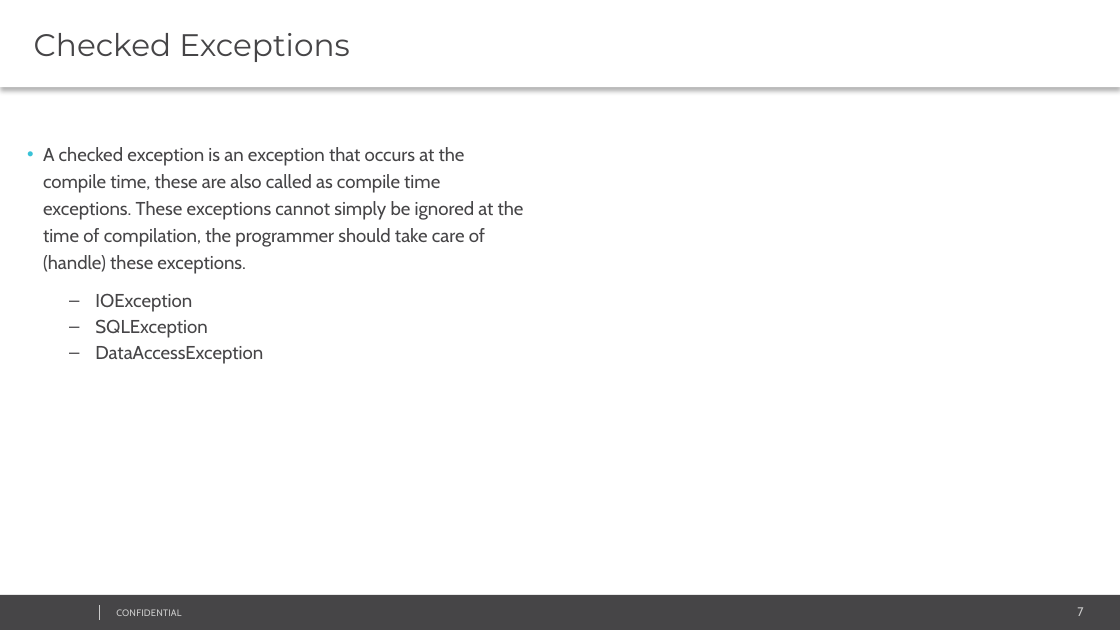
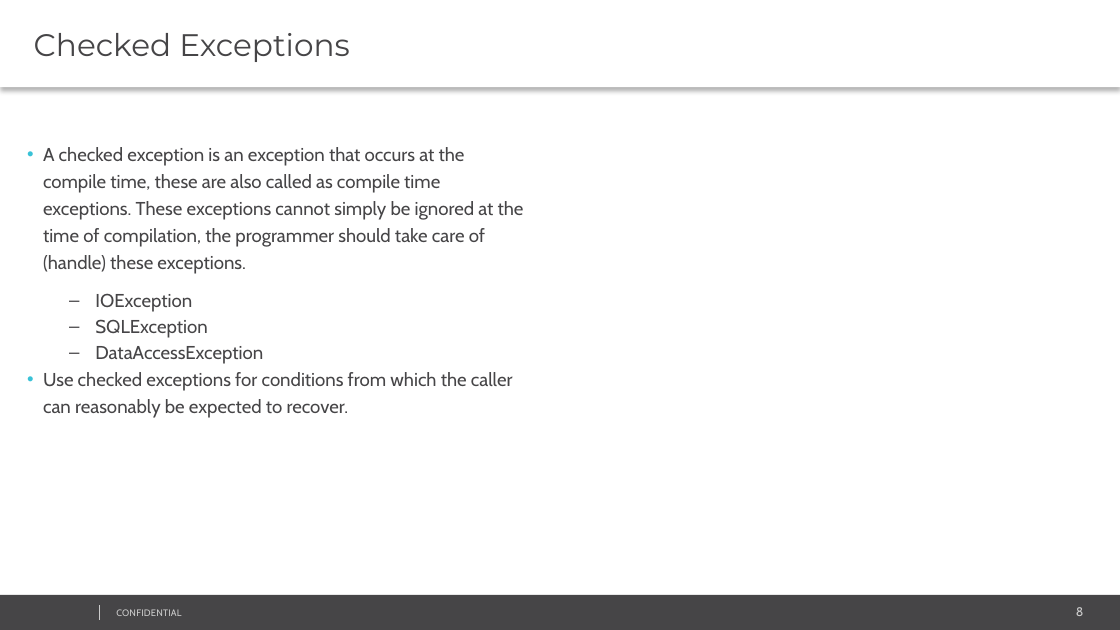
Before and after one commit to svasanth/exceptions, a slide deck: slide 8 of Java Exception Handling.pptx (slide 7 before the commit). Drawn at 1120x630 pixels with LibreOffice and Linux fonts; fonts in the diff are those of the drawing; background and template pictures are left out. Boxes give left, top, right and bottom in pixels: in the first picture for what was removed or moved away, otherwise in the second. Text is boxed around its words. In the diff, an @@ line names an element or a change of style, - is before the commit and + after.

```diff
--- a/Java Exception Handling.pptx
+++ b/Java Exception Handling.pptx
@@ text at <box>43,372,513,418</box>: paragraph added @@
+• Use checked exceptions for conditions from which the caller can reasonably be expected to recover.
@@ page number at <box>1076,607,1084,616</box>: text changed @@
-7
+8
```
Also in this commit, not shown: 7 other slides changed, 12 slides added, 14 other files.
